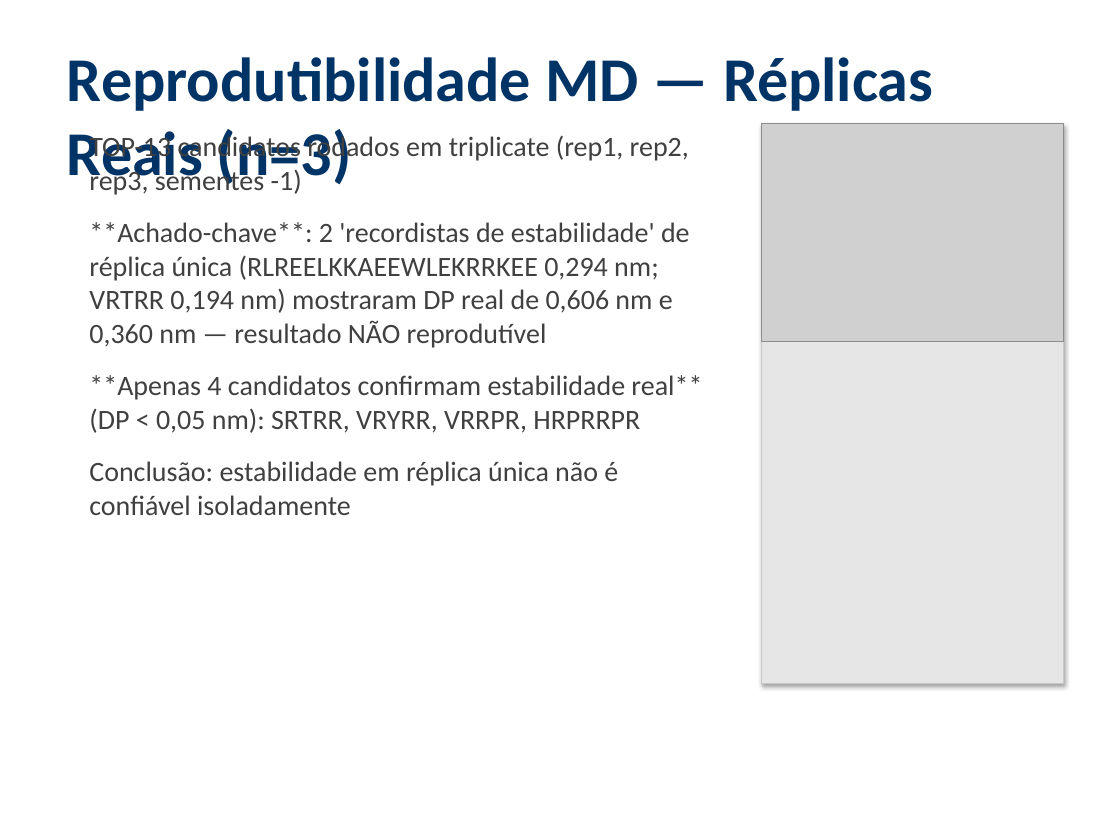
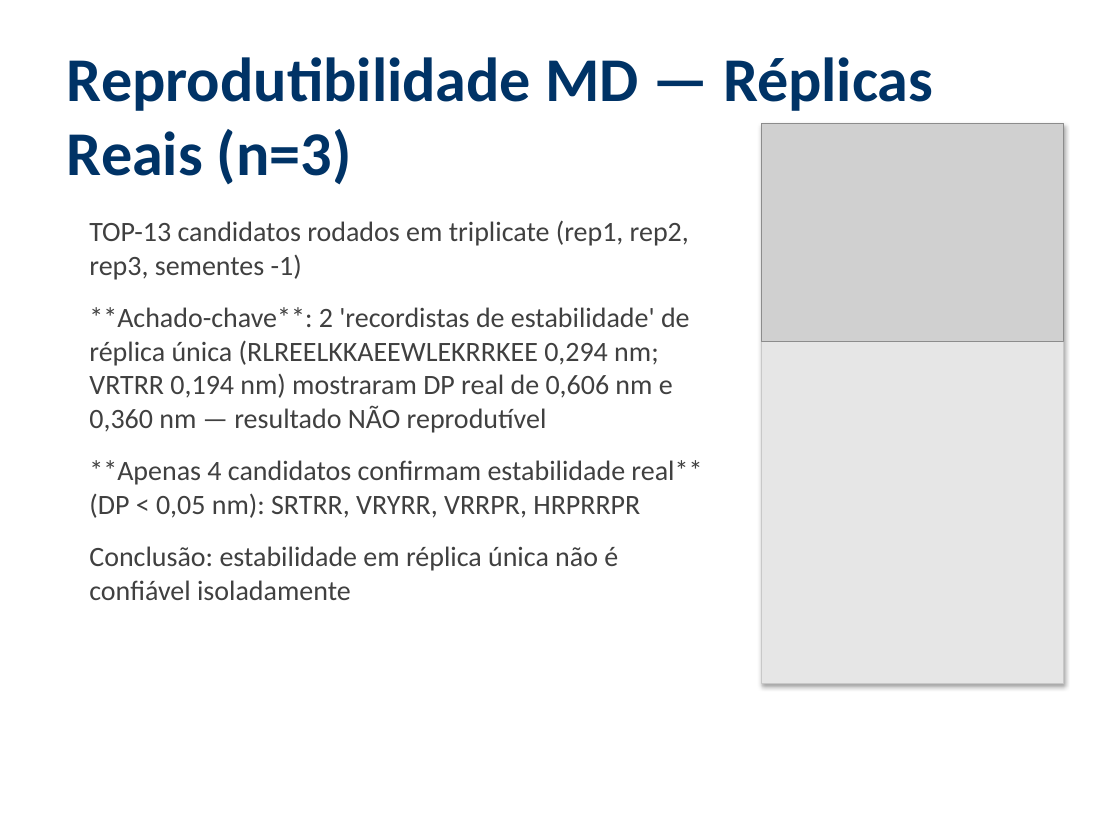
Before and after one commit to eulaliobqi/design-inibidores, a slide deck: slide 13 of apresentacao_design_inibidores.pptx. Drawn at 1120x840 pixels with LibreOffice and Linux fonts; fonts in the diff are those of the drawing; grey boxes stand for pictures. Boxes give left, top, right and bottom in pixels: in the first picture for what was removed or moved away, otherwise in the second. Text is boxed around its words. In the diff, an @@ line names an element or a change of style, - is before the commit and + after.

```diff
--- a/apresentacao_design_inibidores.pptx
+++ b/apresentacao_design_inibidores.pptx
@@ text "TOP-13 candidatos rodados em triplicate ...": place and size @@
-text "TOP-13 candidatos rodados em triplicate ..." at [89,133,702,515]
+text "TOP-13 candidatos rodados em triplicate ..." at [89,220,702,600]
```
Also in this commit, not shown: 18 other slides changed, 3 slides added, 4 other files.
